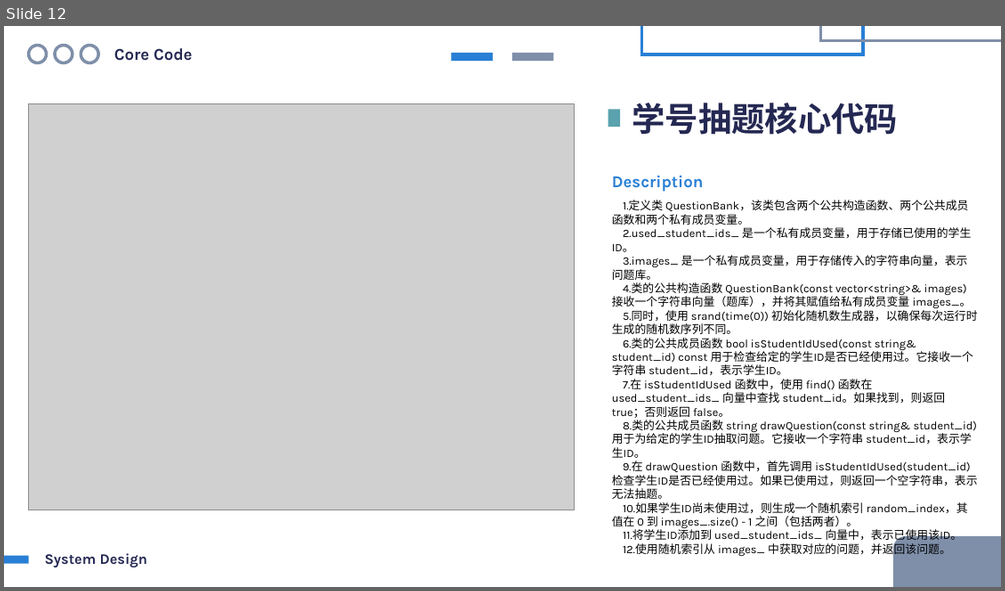
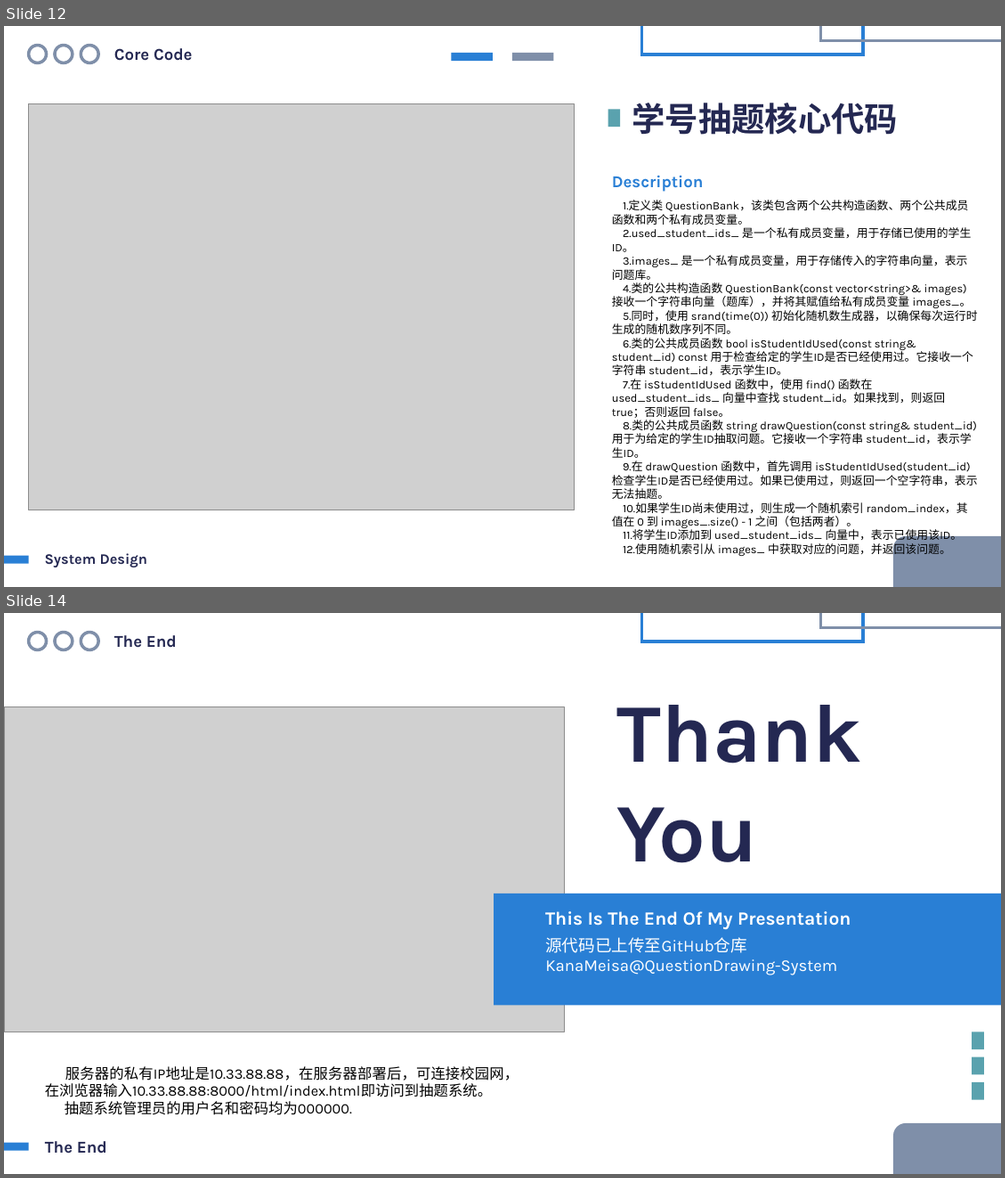
Before and after one commit to HoshiMeisa/Question-Drawing-System, a slide deck: ThesisDefense.pptx. Shown one above the other, each under a label of ours: slide 12 before the commit, slides 12 and 14 after it; the slides between them are not shown. The pictures are 1005x591 and 1005x1178 pixels, drawn with LibreOffice and Linux fonts; fonts in the diff are those of the drawing; grey boxes stand for pictures. Boxes give left, top, right and bottom in pixels: in the first picture for what was removed or moved away, otherwise in the second. Text is boxed around its words. In the diff, an @@ line names an element or a change of style, - is before the commit and + after.

```diff
--- a/ThesisDefense.pptx
+++ b/ThesisDefense.pptx
@@ slide 14 added at box(4, 613, 1001, 1174), background #FFFFFF @@
@@ ellipse added at box(29, 633, 47, 650), outline #7F8FA9 3 pt @@
@@ ellipse added at box(55, 633, 73, 650), outline #7F8FA9 3 pt @@
@@ ellipse added at box(81, 633, 99, 650), outline #7F8FA9 3 pt @@
@@ text added at box(114, 635, 177, 648), 16 pt, text #242852, bold @@
+The End
@@ rectangle added at box(642, 613, 863, 641), outline #297FD5 3 pt @@
@@ rectangle added at box(821, 613, 1001, 628), outline #7F8FA9 3 pt @@
@@ picture added at box(4, 706, 564, 1032) @@
@@ text added at box(616, 705, 862, 863), 80 pt, text #242852, bold @@
+Thank
+You
@@ rectangle added at box(494, 893, 1001, 1005), fill #297FD5 @@
@@ text added at box(545, 911, 850, 929), 18 pt, text #FFFFFF, bold @@
+This Is The End Of My Presentation
@@ text added at box(545, 937, 837, 975), 16 pt, text #FFFFFF @@
+源代码已上传至GitHub仓库
+KanaMeisa@QuestionDrawing-System
@@ rectangle added at box(971, 1032, 984, 1050), fill #5AA2AE @@
@@ text added at box(45, 1066, 518, 1115), 14 pt, text #000000 @@
+服务器的私有IP地址是10.33.88.88，在服务器部署后，可连接校园网，在浏览器输入10.33.88.88:8000/html/index.html即访问到抽题系统。
+抽题系统管理员的用户名和密码均为000000.
@@ rectangle added at box(971, 1057, 984, 1075), fill #5AA2AE @@
@@ rectangle added at box(971, 1082, 984, 1100), fill #5AA2AE @@
@@ rectangle added at box(4, 1143, 28, 1151), fill #297FD5 @@
@@ text added at box(45, 1141, 107, 1153), 16 pt, text #242852, bold @@
+The End
@@ rounded rectangle added at box(893, 1123, 1001, 1174), fill #7F8FA9 @@
```
Also in this commit, not shown: 1 other slide added, 27 slides removed, 2 other files.
